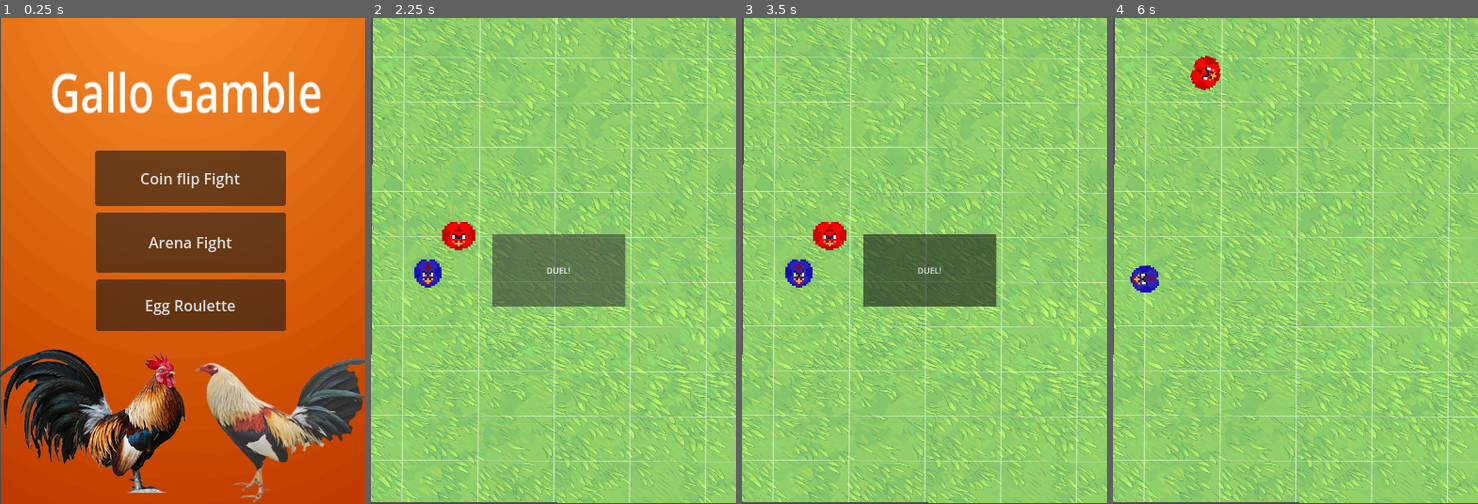
Above: before the commit, frames 1-4 (left to right).
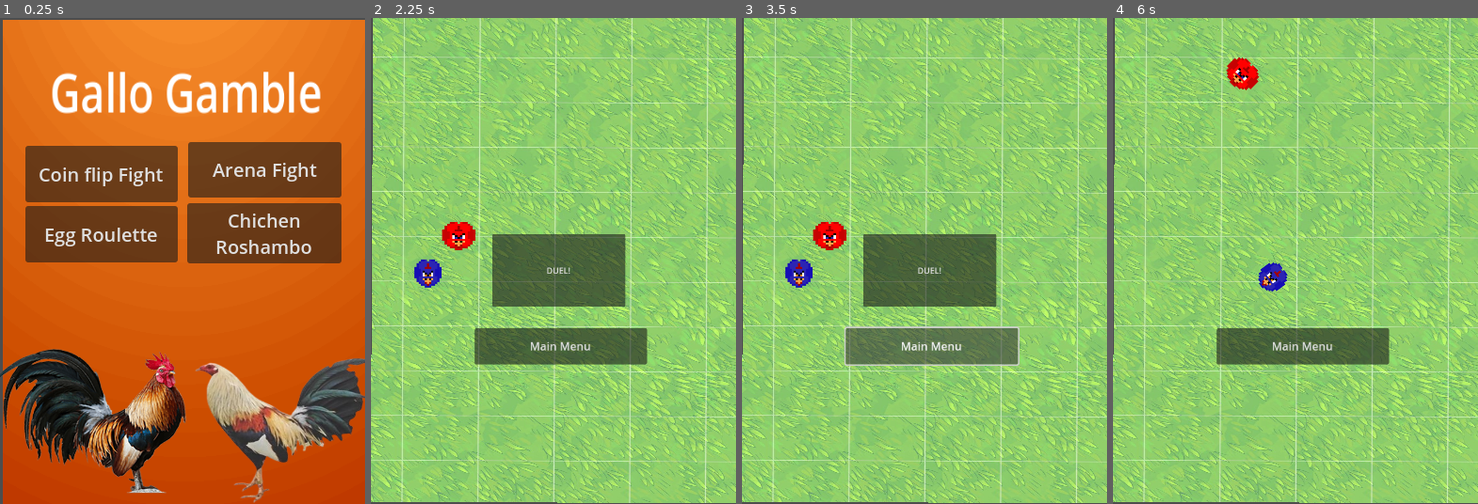
Above: after the commit, the same moments.

Repository: jose-valentin/GalloGamble
Game: Godot game, scene res://scene/MainScene.tscn
Two runs of this game, one before a commit and one after it. Both use one fixed random seed, a clock stepped at 60 frames per second and the inputs below.
Inputs (mouse positions are in pixels of both pictures, inside the frame that each line leads up to):
- Up to frame 1 (0.25 s): no input
- Up to frame 2 (2.25 s): click "Coin flip Fight" at 0.5 s; click "Back to menu" at 1.25 s; click "Arena Fight" at 2 s
- Up to frame 3 (3.5 s): click (931, 348) at 2.75 s, where only the run after the commit has a clickable "Main Menu"
- Up to frame 4 (6 s): click "DUEL!" at 3.5 s

The runs differ from the first frame. In frame 1, 20% of the frame differs, in the area x 0-100%, y 0-100%; in frame 2, 3.6%; in frame 3, 3.9%; in frame 4, 5.2%.

Commit message:
new Mode and fix arena button
Dont like how I make the main menu look gotta fix that

Diff:
--- a/scene/Arena.tscn
+++ b/scene/Arena.tscn
@@ -105,32 +105,38 @@
 one_shot = true
 
 [node name="PlayAgainButton" type="Button" parent="."]
-visible = false
-offset_left = 220.134
-offset_top = 428.188
-offset_right = 466.134
-offset_bottom = 480.188
+anchors_preset = 8
+anchor_left = 0.5
+anchor_top = 0.5
+anchor_right = 0.5
+anchor_bottom = 0.5
+offset_left = -149.846
+offset_top = 333.732
+offset_right = 96.1543
+offset_bottom = 385.732
+grow_horizontal = 2
+grow_vertical = 2
 text = "Main Menu"
 
 [node name="Wall" parent="." instance=ExtResource("6_unr52")]
 position = Vector2(-295.302, -103.356)
 
 [node name="Wall2" parent="." instance=ExtResource("6_unr52")]
-position = Vector2(440.268, -106.04)
+position = Vector2(438.926, -106.04)
 
 [node name="Wall3" parent="." instance=ExtResource("6_unr52")]
 position = Vector2(-287.248, -324.832)
 rotation = -1.55991
 
 [node name="Wall4" parent="." instance=ExtResource("6_unr52")]
-position = Vector2(-292.617, 587.919)
+position = Vector2(-292.617, 585.234)
 rotation = -1.5743
 
 [node name="Wall5" parent="." instance=ExtResource("6_unr52")]
 position = Vector2(-296.644, 414.765)
 
 [node name="Wall6" parent="." instance=ExtResource("6_unr52")]
-position = Vector2(438.926, 412.081)
+position = Vector2(438.926, 417.45)
 
 [connection signal="pressed" from="StartButton" to="." method="_on_StartButton_pressed"]
 [connection signal="pressed" from="PlayAgainButton" to="." method="_on_PlayAgainButton_pressed"]
--- a/scene/MainScene.tscn
+++ b/scene/MainScene.tscn
@@ -15,12 +15,14 @@
 [node name="MainScene" type="Node2D"]
 position = Vector2(74, 67)
 
+[node name="Sprite2D" type="Sprite2D" parent="."]
+
 [node name="ColorRect" type="ColorRect" parent="."]
 material = SubResource("ShaderMaterial_rf2cd")
-offset_left = -73.0
-offset_top = -67.0
-offset_right = 314.0
-offset_bottom = 450.0
+offset_left = -71.0
+offset_top = -65.0
+offset_right = 316.0
+offset_bottom = 452.0
 color = Color(0.753171, 0.503057, 9.62615e-07, 1)
 metadata/_edit_use_anchors_ = true
 
@@ -32,15 +34,9 @@
 scale = Vector2(0.876439, 1.13759)
 text = "Gallo Gamble"
 label_settings = SubResource("LabelSettings_a814b")
-metadata/_edit_use_anchors_ = true
-
-[node name="coinFlipFight" type="Button" parent="."]
-offset_left = 27.0
-offset_top = 74.0
-offset_right = 230.0
-offset_bottom = 133.0
-text = "Coin flip Fight"
-script = ExtResource("2_hip4p")
+horizontal_alignment = 1
+vertical_alignment = 1
+autowrap_mode = 2
 
 [node name="roosterA" type="Sprite2D" parent="."]
 position = Vector2(26, 358)
@@ -52,23 +48,42 @@
 scale = Vector2(0.681896, 0.591629)
 texture = ExtResource("4_tq7j2")
 
+[node name="coinFlipFight" type="Button" parent="."]
+offset_left = -47.0
+offset_top = 69.0
+offset_right = 115.0
+offset_bottom = 129.0
+theme_override_font_sizes/font_size = 20
+text = "Coin flip Fight"
+script = ExtResource("2_hip4p")
+
 [node name="arenaFight" type="Button" parent="."]
-offset_left = 28.0
-offset_top = 140.0
-offset_right = 230.0
-offset_bottom = 204.0
+offset_left = 126.0
+offset_top = 65.0
+offset_right = 289.0
+offset_bottom = 124.0
+theme_override_font_sizes/font_size = 20
 text = "Arena Fight"
 
-[node name="Sprite2D" type="Sprite2D" parent="."]
+[node name="eggRoulette" type="Button" parent="."]
+offset_left = -47.0
+offset_top = 133.0
+offset_right = 115.0
+offset_bottom = 193.0
+theme_override_font_sizes/font_size = 20
+text = "Egg Roulette"
 
-[node name="eggRoulette" type="Button" parent="."]
-offset_left = 28.0
-offset_top = 211.0
-offset_right = 230.0
-offset_bottom = 266.0
-text = "Egg Roulette"
+[node name="chickenRoshambo" type="Button" parent="."]
+offset_left = 125.0
+offset_top = 130.0
+offset_right = 289.0
+offset_bottom = 194.0
+theme_override_font_sizes/font_size = 20
+text = "Chichen Roshambo"
+autowrap_mode = 2
 
 [connection signal="pressed" from="coinFlipFight" to="coinFlipFight" method="_on_pressed"]
 [connection signal="pressed" from="coinFlipFight" to="coinFlipFight" method="_on_button_pressed"]
 [connection signal="pressed" from="arenaFight" to="coinFlipFight" method="_on_Button2_pressed"]
 [connection signal="pressed" from="eggRoulette" to="coinFlipFight" method="_on_Button3_pressed"]
+[connection signal="pressed" from="chickenRoshambo" to="coinFlipFight" method="_on_chicken_roshambo_pressed"]
--- /dev/null
+++ b/scene/chickenRoshambo.tscn
@@ -0,0 +1,14 @@
+[gd_scene load_steps=3 format=3 uid="uid://crp12xhm1cv0y"]
+
+[ext_resource type="Script" uid="uid://dxptb4j4pwk44" path="res://scene/chickenroshambo.gd" id="1_rwgap"]
+[ext_resource type="PackedScene" uid="uid://umsgaslo03wk" path="res://scene/hud.tscn" id="2_btqfl"]
+
+[node name="chickenRoshambo" type="Node2D"]
+script = ExtResource("1_rwgap")
+
+[node name="HUD" parent="." instance=ExtResource("2_btqfl")]
+
+[connection signal="enemy_choice" from="HUD" to="." method="_on_hud_enemy_choice"]
+[connection signal="enemy_choice" from="HUD" to="HUD" method="_on_enemy_choice"]
+[connection signal="new_game" from="HUD" to="." method="_on_hud_new_game"]
+[connection signal="player_choice" from="HUD" to="." method="_on_hud_player_choice"]
--- /dev/null
+++ b/scene/chickenroshambo.gd
@@ -0,0 +1,45 @@
+extends Node2D
+var score_player
+var score_enemy
+var player_choice
+var enemy_choice
+
+
+func new_game():
+	score_player = 0
+	score_enemy = 0
+
+func game_over():
+	if(player_choice == enemy_choice):
+		print("tie",player_choice,enemy_choice)
+	elif (player_choice == "rock" and enemy_choice == "scissor"):
+		print("You got a point",player_choice,enemy_choice)
+	elif (player_choice == "rock" and enemy_choice == "paper"):
+		print("Your enemy got a point",player_choice,enemy_choice)
+	elif (player_choice == "paper" and enemy_choice == "scissor"):
+		print("Your enemy got a point",player_choice,enemy_choice)
+	elif (player_choice == "paper" and enemy_choice == "rock"):
+		print("You got a point",player_choice,enemy_choice)
+	elif (player_choice == "scissor" and enemy_choice == "rock"):
+		print("Your enemy got a point",player_choice,enemy_choice)
+	elif (player_choice == "scissor" and enemy_choice == "paper"):
+		print("You got a point", player_choice, enemy_choice)
+
+
+func check_score():
+	if score_player == 2:
+		print("You WIN!")
+	elif (score_enemy == 2):
+		print('You Lost :(')
+
+
+func _on_hud_new_game() -> void:
+	new_game()
+
+func _on_hud_enemy_choice() -> void:
+	enemy_choice = ["rock","paper","scissor"].pick_random()
+
+
+func _on_hud_player_choice(choice: Variant) -> void:
+	player_choice = choice
+	game_over()
--- /dev/null
+++ b/scene/hud.gd
@@ -0,0 +1,20 @@
+extends CanvasLayer
+signal new_game;
+signal enemy_choice
+signal player_choice(choice)
+
+
+func _on_rock_pressed() -> void:
+	player_choice.emit("rock")
+	enemy_choice.emit()
+
+func _on_paper_pressed() -> void:
+	player_choice.emit("paper")
+	enemy_choice.emit()
+
+func _on_scissor_pressed() -> void:
+	player_choice.emit("scissor")
+	enemy_choice.emit()
+
+func _on_play_again_pressed() -> void:
+	new_game.emit()
--- /dev/null
+++ b/scene/hud.tscn
@@ -0,0 +1,81 @@
+[gd_scene load_steps=2 format=3 uid="uid://umsgaslo03wk"]
+
+[ext_resource type="Script" uid="uid://mh4mte3b3tyv" path="res://scene/hud.gd" id="1_s3k51"]
+
+[node name="HUD" type="CanvasLayer"]
+script = ExtResource("1_s3k51")
+
+[node name="Rock" type="Button" parent="."]
+offset_left = 281.0
+offset_top = 427.0
+offset_right = 350.0
+offset_bottom = 492.0
+text = "Rock"
+
+[node name="Paper" type="Button" parent="."]
+anchors_preset = -1
+anchor_left = 0.5
+anchor_top = 0.873
+anchor_right = 0.5
+anchor_bottom = 0.873
+offset_left = -159.0
+offset_top = -25.341
+offset_right = -91.0
+offset_bottom = 43.659
+text = "Paper"
+
+[node name="PlayAgain" type="Button" parent="."]
+anchors_preset = 8
+anchor_left = 0.5
+anchor_top = 0.5
+anchor_right = 0.5
+anchor_bottom = 0.5
+offset_left = -40.0
+offset_top = 26.5
+offset_right = 45.0
+offset_bottom = 94.5
+grow_horizontal = 2
+grow_vertical = 2
+theme_override_font_sizes/font_size = 20
+text = "Try Again"
+autowrap_mode = 2
+icon_alignment = 1
+
+[node name="Scissor" type="Button" parent="."]
+offset_left = 164.0
+offset_top = 426.0
+offset_right = 231.0
+offset_bottom = 494.0
+text = "Scissor"
+autowrap_mode = 2
+icon_alignment = 1
+
+[node name="Message" type="Label" parent="."]
+anchors_preset = 8
+anchor_left = 0.5
+anchor_top = 0.5
+anchor_right = 0.5
+anchor_bottom = 0.5
+offset_left = -378.0
+offset_top = -60.5
+offset_right = -338.0
+offset_bottom = 8.5
+grow_horizontal = 2
+grow_vertical = 2
+theme_override_font_sizes/font_size = 50
+text = "Rock"
+horizontal_alignment = 1
+vertical_alignment = 1
+autowrap_mode = 2
+
+[node name="RichTextLabel" type="RichTextLabel" parent="."]
+offset_left = -296.0
+offset_top = 207.0
+offset_right = -256.0
+offset_bottom = 247.0
+
+[connection signal="pressed" from="Rock" to="." method="_on_rock_pressed"]
+[connection signal="pressed" from="Paper" to="." method="_on_paper_pressed"]
+[connection signal="pressed" from="PlayAgain" to="." method="_on_play_again_pressed"]
+[connection signal="pressed" from="Scissor" to="." method="_on_scissors_pressed"]
+[connection signal="pressed" from="Scissor" to="." method="_on_scissor_pressed"]
--- a/scripts/button.gd
+++ b/scripts/button.gd
@@ -9,3 +9,5 @@
 	get_tree().change_scene_to_file("res://scene/Arena.tscn")  # to create
 func _on_Button3_pressed():
 	get_tree().change_scene_to_file("res://scene/eggRoulette.tscn")
+func _on_chicken_roshambo_pressed() -> void:
+	get_tree().change_scene_to_file("res://scene/chickenRoshambo.tscn")
Not shown: 1 places in scene/MainScene.tscn that only renumber resources
Not shown, added: scene/chickenroshambo.gd.uid
Not shown, added: scene/hud.gd.uid
